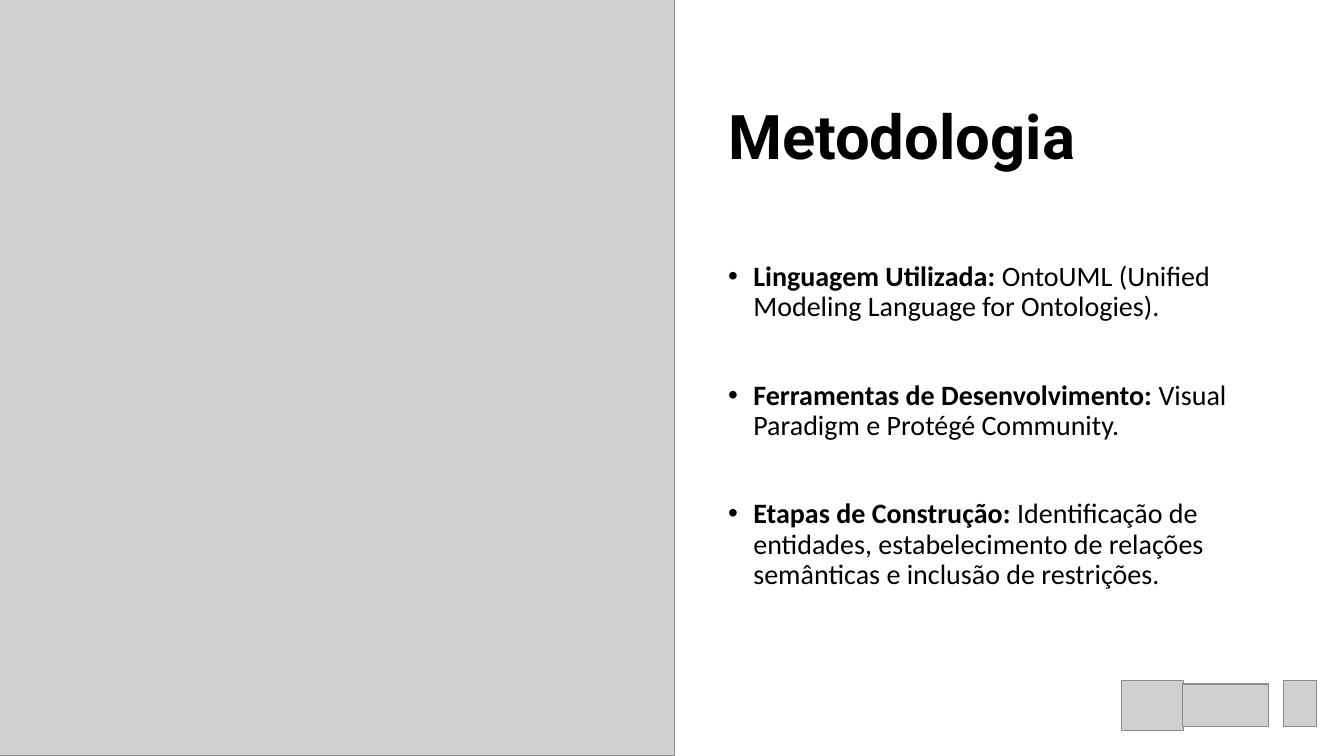
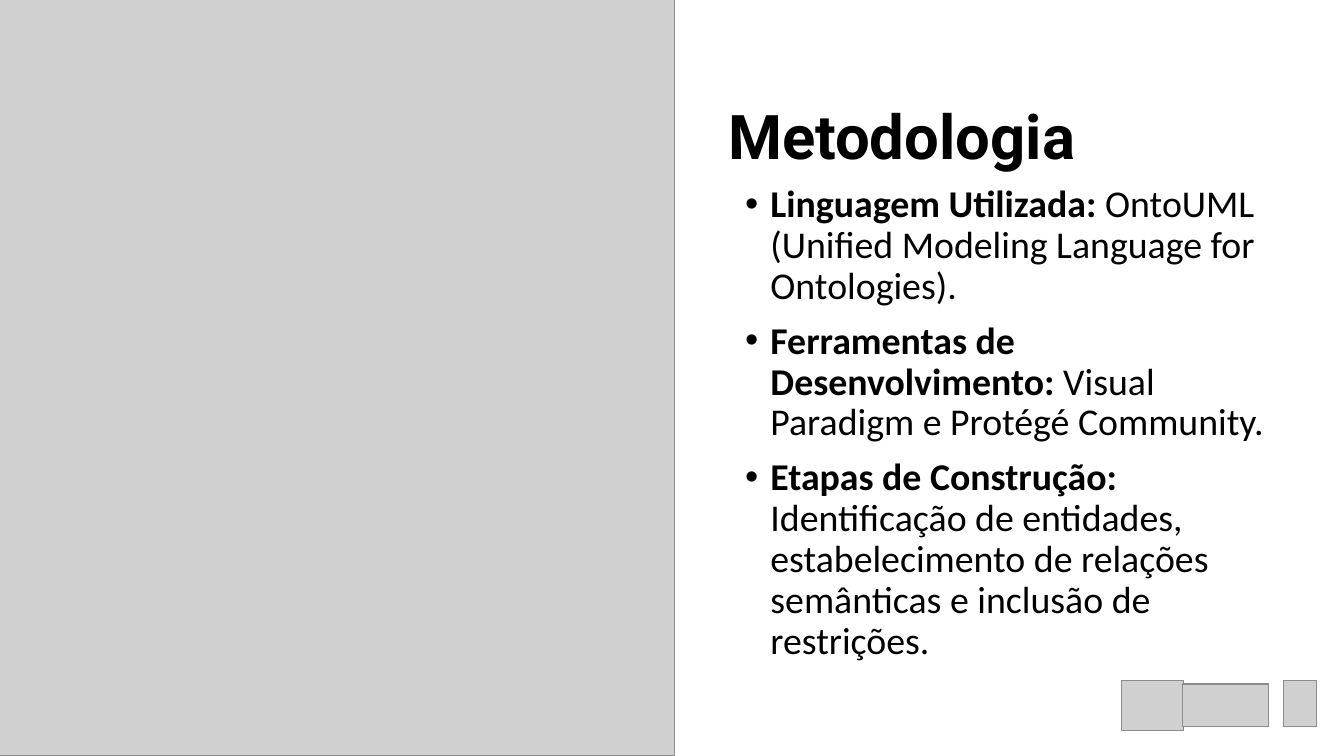
Before and after one commit to leandrogrego/WeedEye, a slide deck: slide 6 of Ontology for weed´s stress detection.pptx (slide 4 before the commit). Drawn at 1344x756 pixels with LibreOffice and Linux fonts; fonts in the diff are those of the drawing; grey boxes stand for pictures. Boxes give left, top, right and bottom in pixels: in the first picture for what was removed or moved away, otherwise in the second. Text is boxed around its words. In the diff, an @@ line names an element or a change of style, - is before the commit and + after.

Commit message:
INclusão da Revisão da Literatura

```diff
--- a/Ontology for weed´s stress detection.pptx
+++ b/Ontology for weed´s stress detection.pptx
@@ text "Linguagem Utilizada: OntoUML (Unified Modeling ...": place and size @@
-text "Linguagem Utilizada: OntoUML (Unified Modeling ..." at (753,265,1227,589)
+text "Linguagem Utilizada: OntoUML (Unified Modeling ..." at (770,190,1264,661)
@@ text "Linguagem Utilizada: OntoUML (Unified Modeling ..." at (770,190,1264,661): size 20 to 27 pt @@
```
Also in this commit, not shown: 9 other slides changed, 6 slides added, 1 slide removed, 2 other files.
